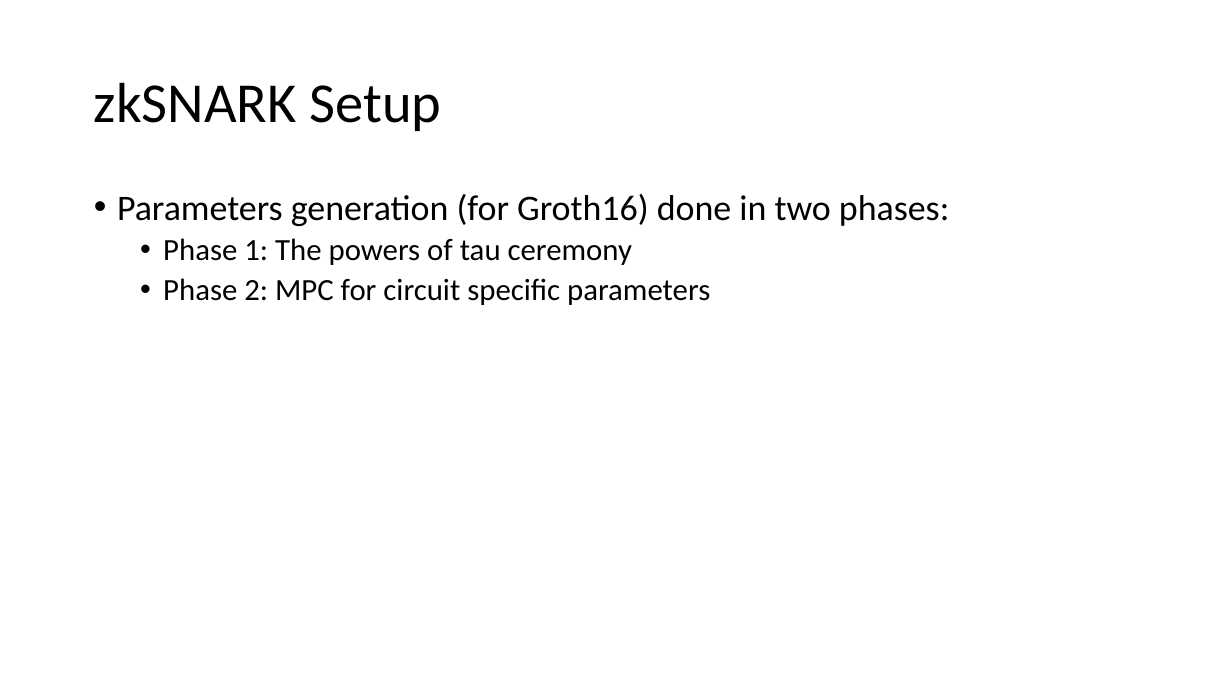
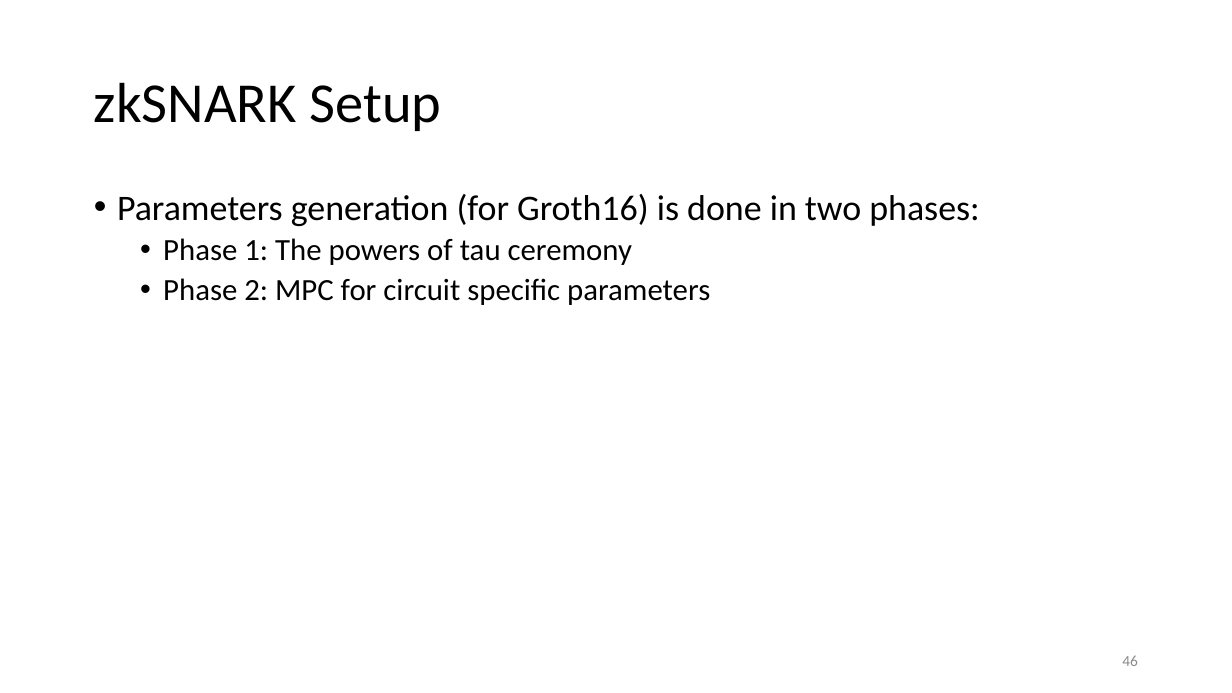
Before and after one commit to vacp2p/research, a slide deck: slide 46 of rln-research/presentations/11-2021-Tokenmics-Waku-rln-relay.pptx (slide 48 before the commit). Drawn at 1232x693 pixels with LibreOffice and Linux fonts; fonts in the diff are those of the drawing. Boxes give left, top, right and bottom in pixels: in the first picture for what was removed or moved away, otherwise in the second. Text is boxed around its words. In the diff, an @@ line names an element or a change of style, - is before the commit and + after.

```diff
--- a/rln-research/presentations/11-2021-Tokenmics-Waku-rln-relay.pptx
+++ b/rln-research/presentations/11-2021-Tokenmics-Waku-rln-relay.pptx
@@ text at <box>117,194,979,226</box>: text changed @@
-• Parameters generation (for Groth16) done in two phases:
+• Parameters generation (for Groth16) is done in two phases:
@@ page number added at <box>1122,655,1138,666</box>, 12 pt, text #8C8C8C @@
+46
```
Also in this commit, not shown: 44 other slides changed, 1 slide added, 4 slides removed.
